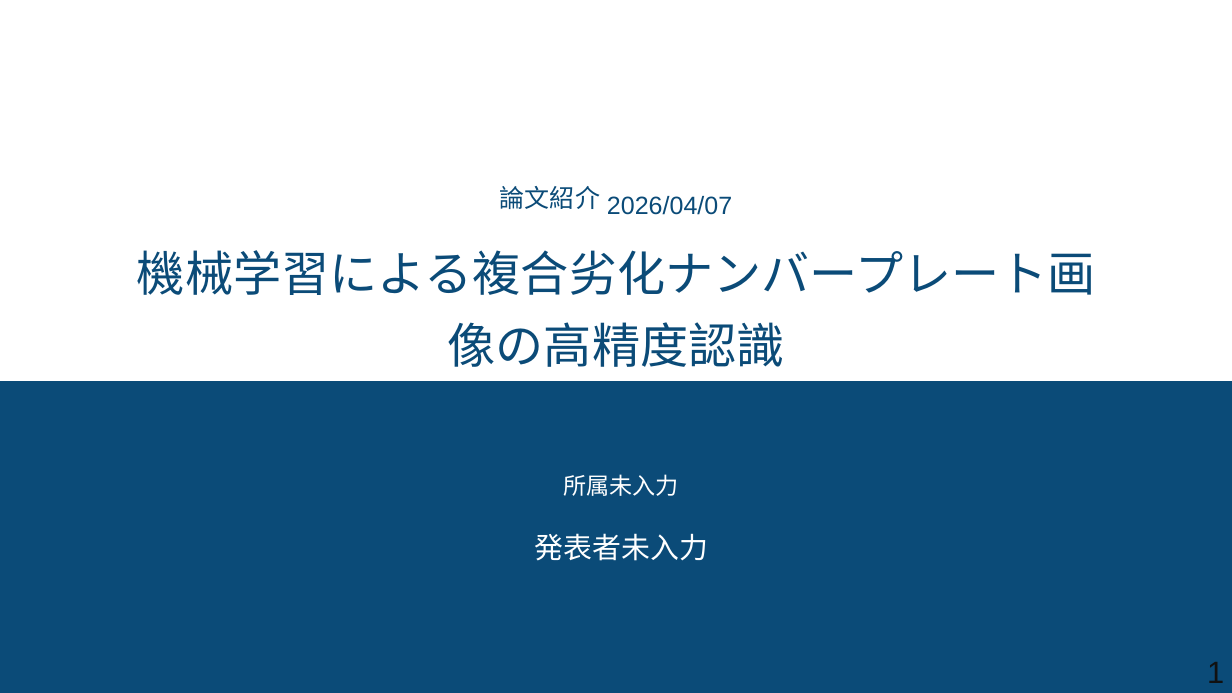
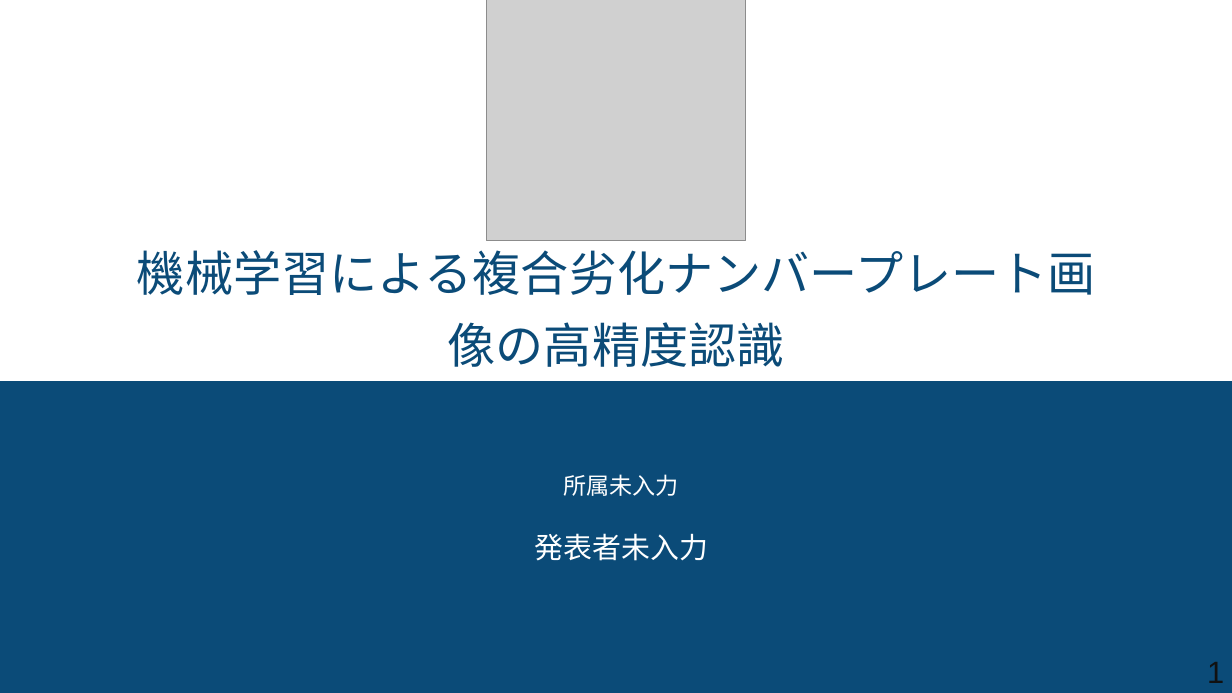
Before and after one commit to syarasyoujyu/create_presentation, a slide deck: slide 1 of data/sample-step3.pptx. Drawn at 1232x693 pixels with LibreOffice and Linux fonts; fonts in the diff are those of the drawing; grey boxes stand for pictures. Boxes give left, top, right and bottom in pixels: in the first picture for what was removed or moved away, otherwise in the second. Text is boxed around its words. In the diff, an @@ line names an element or a change of style, - is before the commit and + after.

```diff
--- a/data/sample-step3.pptx
+++ b/data/sample-step3.pptx
@@ picture added at box(486, 0, 746, 240) @@
@@ text removed at box(500, 186, 600, 209) @@
-論⽂紹介
@@ text removed at box(607, 196, 732, 215) @@
-2026/04/07
```
Also in this commit, not shown: 13 other slides changed, 6 other files.
